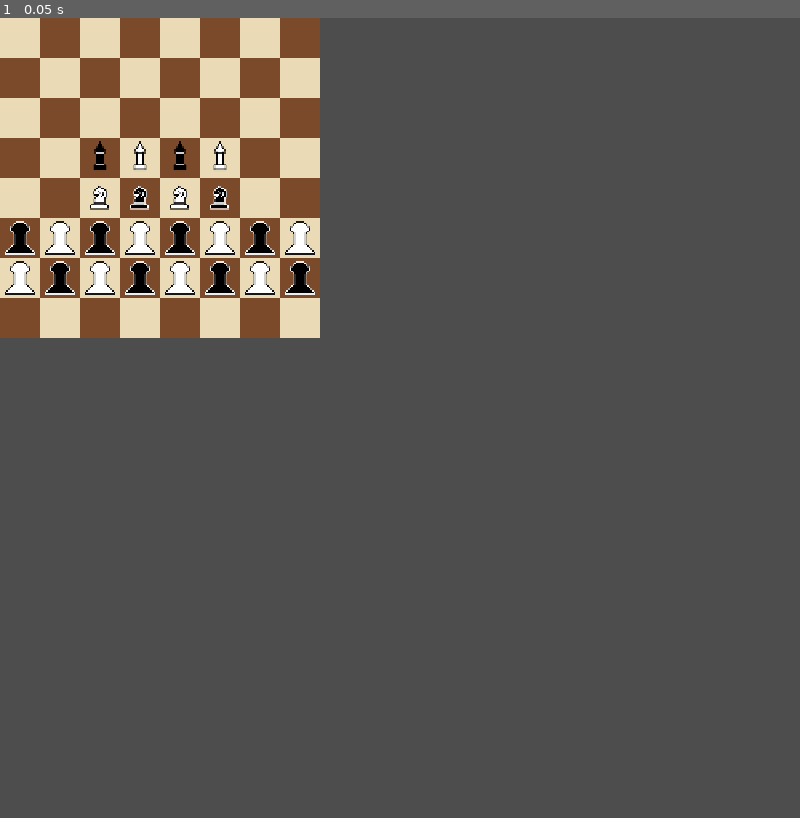
Above: before the commit, frame 1.
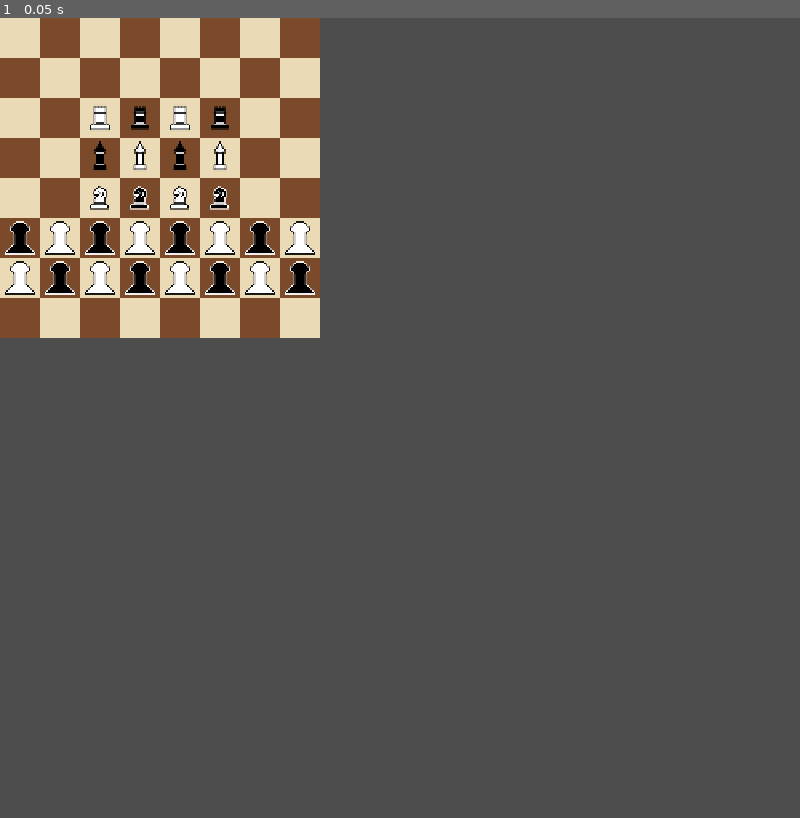
Above: after the commit, the same moment.

Repository: codebyabarrios/Pyramid-Chess
Game: Godot game, scene res://scenes/main.tscn
Two runs of this game, one before a commit and one after it. Both use one fixed random seed, a clock stepped at 60 frames per second and the inputs below.
Inputs:
- Up to frame 1 (0.05 s): no input

The runs differ from the first frame. In frame 1, 0.2% of the frame differs, in the area x 11-29%, y 11-14%.

Commit message:
Agregando los sprites de las torres junto a la disposicion de las mismas en el tablero de manera alternada

Diff:
--- a/scenes/board.gd
+++ b/scenes/board.gd
@@ -14,6 +14,9 @@
 @onready var bishop_scene=preload("res://scenes/bishop/bishop.tscn")
 @onready var white_bishop_tex="res://scenes/bishop/white_bishop.png"
 @onready var black_bishop_tex="res://scenes/bishop/black_bishop.png"
+@onready var tower_scene=preload("res://tower/tower.tscn")
+@onready var white_tower_tex="res://tower/white_tower.png"
+@onready var black_tower_tex="res://tower/black_tower.png"
 
 
 
@@ -32,7 +35,15 @@
 
 						var current_piece = null
 
-						if y == 3:
+						if y == 2:
+							if x>= 2 and x<= 5:
+								current_piece = bishop_scene.instantiate()
+								current_piece.grid_position = Vector2i(x, y)
+								if(x + y) % 2 == 0:
+									current_piece.set_side(true, white_tower_tex)
+								else:
+									current_piece.set_side(false, black_tower_tex)
+						elif y == 3:
 							if x >= 2 and x <= 5:
 								current_piece = bishop_scene.instantiate()
 								current_piece.grid_position = Vector2i(x, y)
--- /dev/null
+++ b/tower/tower.gd
@@ -0,0 +1,8 @@
+extends Node2D
+
+var grid_position = Vector2i.ZERO
+var is_white = true
+
+func set_side(white: bool, texture_path: String):
+	is_white=white
+	$Sprite2D.texture = load(texture_path)
--- /dev/null
+++ b/tower/tower.tscn
@@ -0,0 +1,8 @@
+[gd_scene format=3 uid="uid://ldoc64csgcb1"]
+
+[ext_resource type="Script" uid="uid://i4pkh0t4khsx" path="res://tower/tower.gd" id="1_b3ino"]
+
+[node name="Tower" type="Node2D" unique_id=624958963]
+script = ExtResource("1_b3ino")
+
+[node name="Sprite2D" type="Sprite2D" parent="." unique_id=449985959]
Binary file added: Game assets/black_tower.png
Not shown, added: Game assets/black_tower.png.import
Binary file added: Game assets/white_tower.png
Not shown, added: Game assets/white_tower.png.import
Binary file added: tower/black_tower.png
Not shown, added: tower/black_tower.png.import
Not shown, added: tower/tower.gd.uid
Binary file added: tower/white_tower.png
Not shown, added: tower/white_tower.png.import
